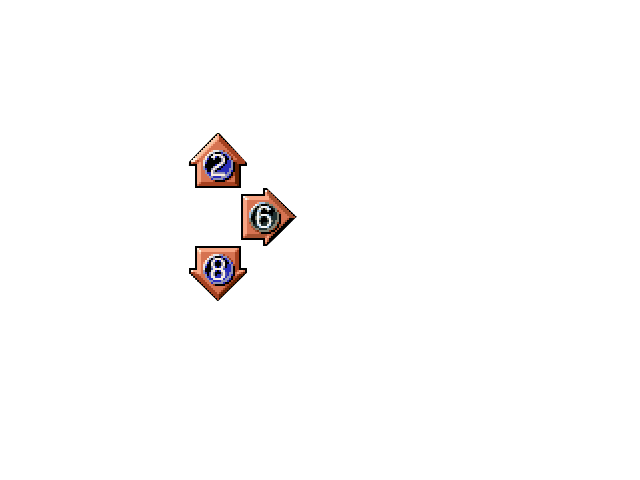
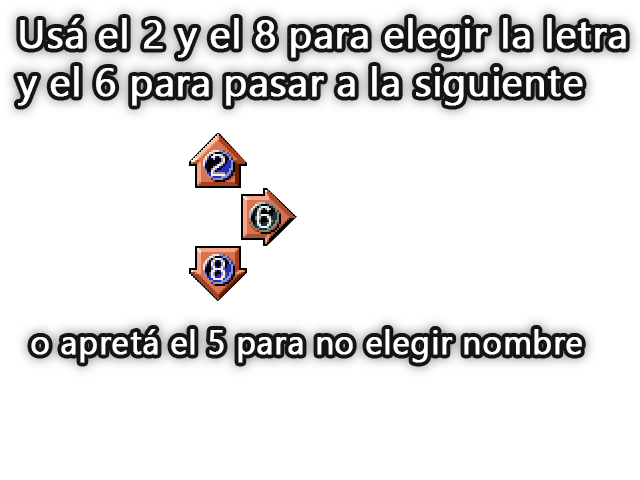
Two versions of the same layered image (640px x 480px). Layer-by-layer changes:
added layer "o apretá el 5 para no elegir nombre" above "Usá el 2 y el 8 para elegir la letra y el 6 para pasar a la sig" over bbox(31, 329, 582, 363)
renamed "¿Cuál es tu nombre?" to "Usá el 2 y el 8 para elegir la letra y el 6 para pasar a la sig", showed it, painted on it over bbox(17, 18, 626, 106)
